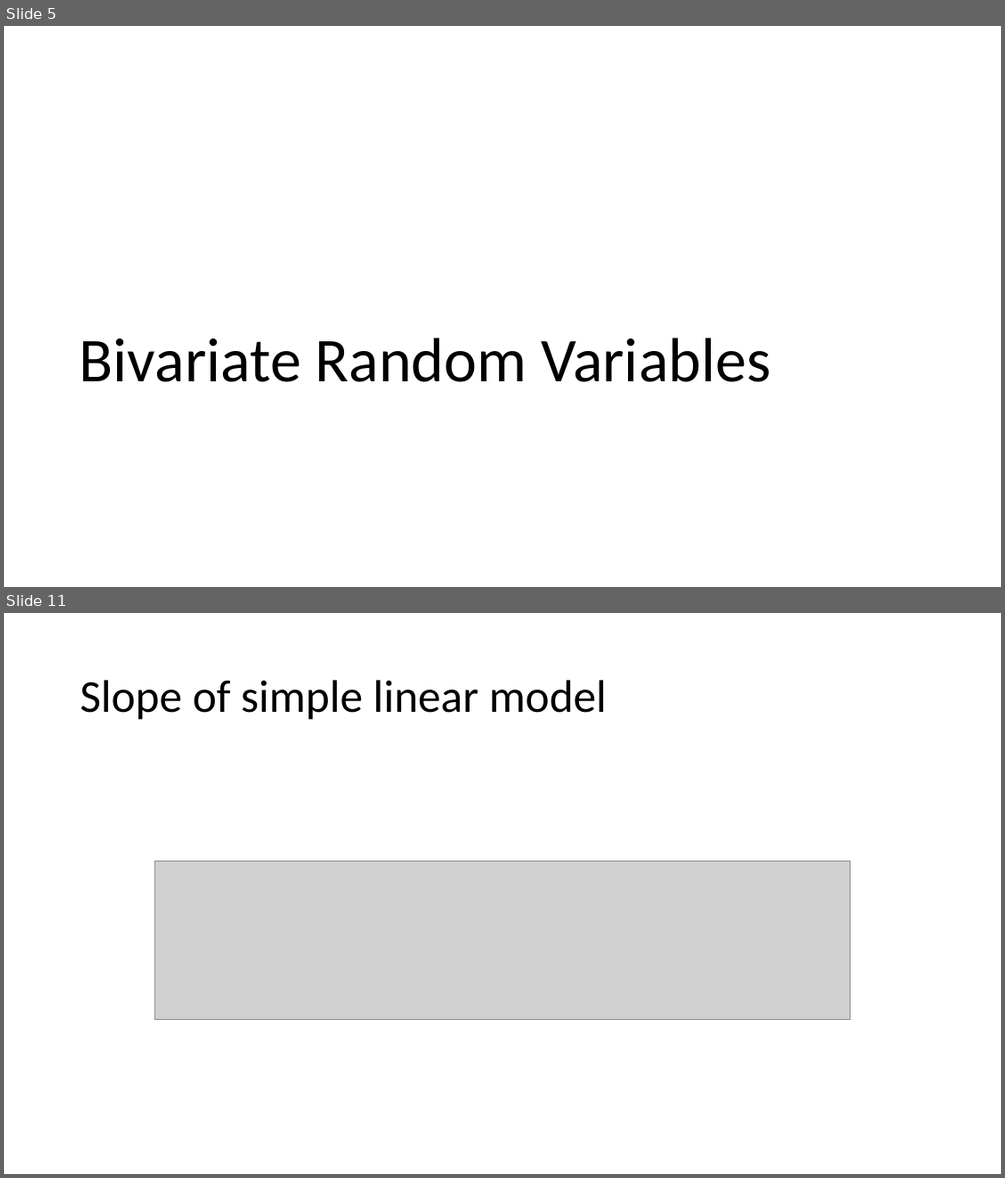
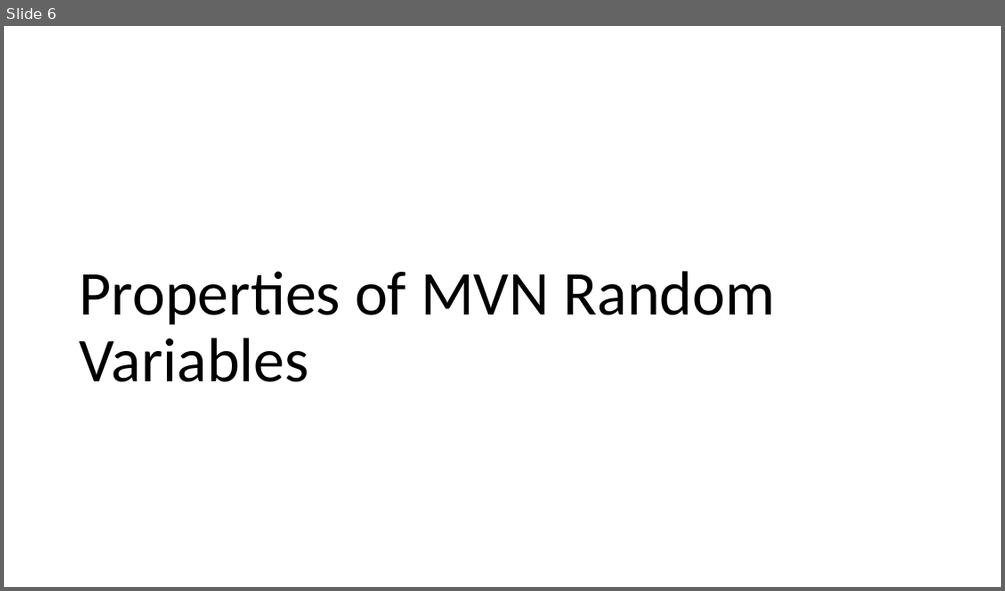
Before and after one commit to hunter-stats/stat717-class-materials, a slide deck: Class 03 Multivariate Normal Distribution.pptx. Shown one above the other, each under a label of ours: slides 5 and 11 before the commit, slide 6 after it; the slides between them are not shown. The pictures are 1005x1178 and 1005x591 pixels, drawn with LibreOffice and Linux fonts; fonts in the diff are those of the drawing; grey boxes stand for pictures. Boxes give left, top, right and bottom in pixels: in the first picture for what was removed or moved away, otherwise in the second. Text is boxed around its words. In the diff, an @@ line names an element or a change of style, - is before the commit and + after.

```diff
--- a/Class 03 Multivariate Normal Distribution.pptx
+++ b/Class 03 Multivariate Normal Distribution.pptx
@@ slide 11 removed at (4,613,1001,1174), background #FFFFFF @@
@@ title removed at (80,680,607,720) @@
-Slope of simple linear model
@@ picture removed at (155,861,850,1019) @@
@@ what was slide 5 is now slide 6 @@
@@ slide 6 changed as well @@
@@ title at (80,271,776,382): text changed @@
-Bivariate Random Variables
+Properties of MVN Random Variables
```
Also in this commit, not shown: 3 other slides changed, 23 slides added, 24 other slides removed, 3 other files.
